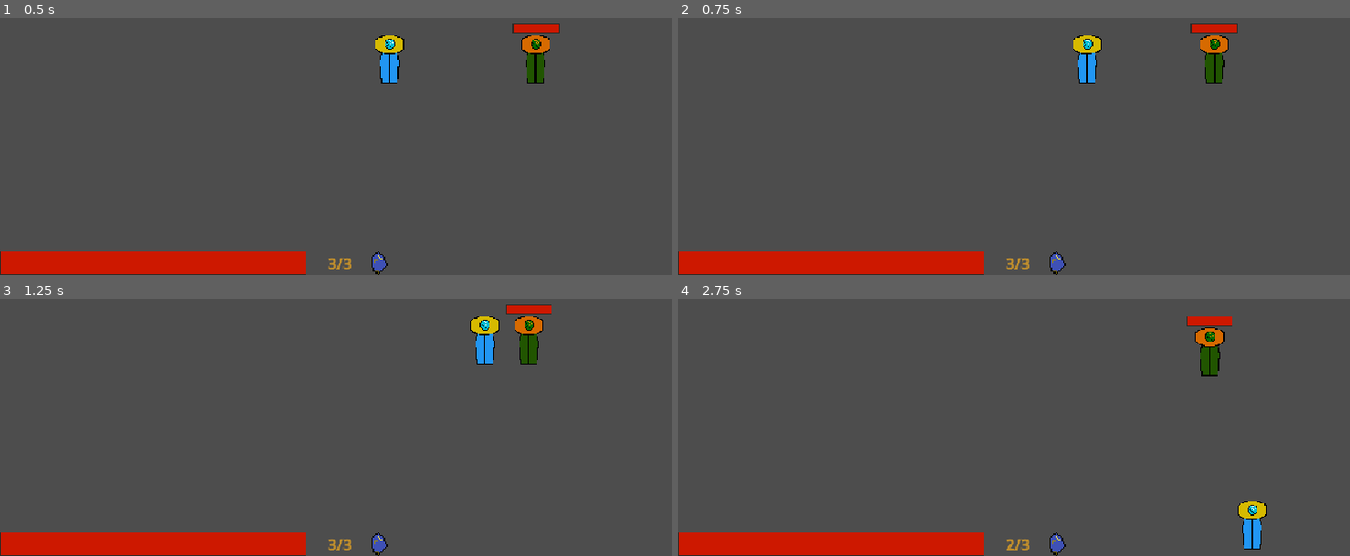
Above: before the commit, frames 1-4 (two rows, left to right).
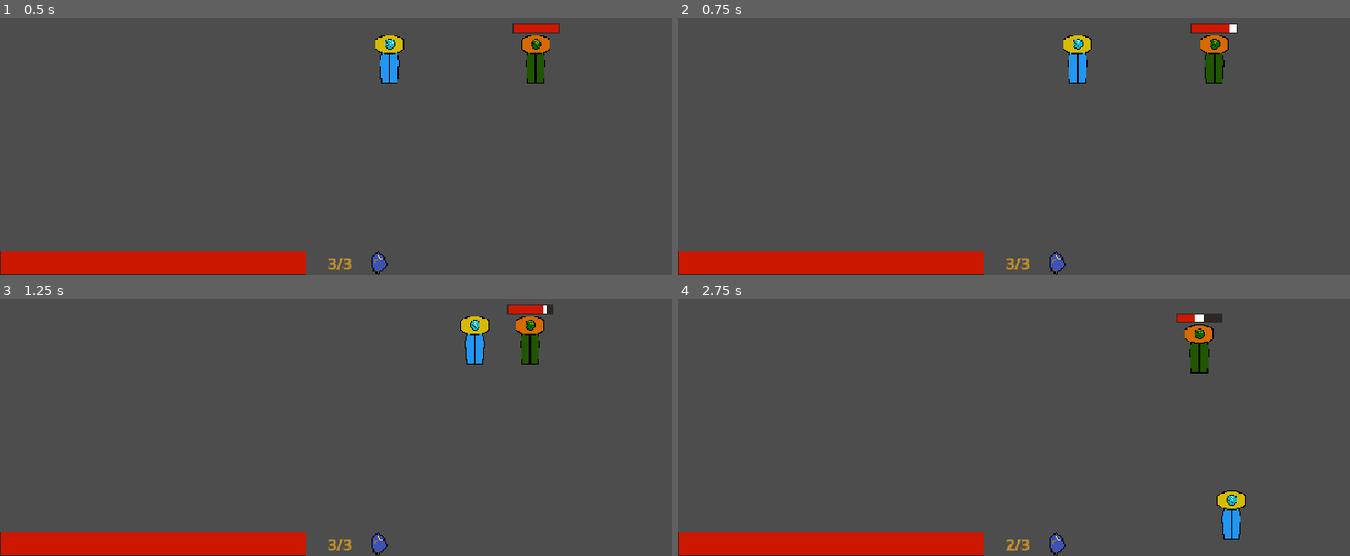
Above: after the commit, the same moments.

Repository: nf12pro/ChronoAnchor
Game: Godot game, scene res://scenes/testing_scene.tscn
Same seed, same stepped clock (60 frames per second), same inputs: the game is played once before the commit and once after it.
Inputs (mouse positions are in pixels of both pictures, inside the frame that each line leads up to):
- Up to frame 1 (0.5 s): no input
- Up to frame 2 (0.75 s): tap Enter at 0.5 s; move the mouse to (1202, 48) at 0.52 s; press the mouse at (1202, 48) at 0.53 s; hold Right (move_right) from 0.53 s (still down)
- Up to frame 3 (1.25 s): keep holding Right (move_right)
- Up to frame 4 (2.75 s): move the mouse to (899, 370) at 1.27 s; release Right (move_right) at 1.28 s; release the mouse at (899, 370) at 1.28 s; hold S (move_down) 1.28-2.03 s; click (899, 370) at 1.35 s; move the mouse to (outside the picture) at 2.02 s; hold Right (move_right) from 2.03 s (still down); hold Shift (dash) from 2.03 s (still down); click (outside the picture) at 2.3 s

Frame 1 is identical in both runs. In frame 2, 0.7% of the frame differs, in the area x 57-84%, y 2-26%; in frame 3, 1.0%; in frame 4, 2.2%, in the area x 74-88%, y 5-98%.

Commit message:
Sword Semi-Working
Still needs aiming support and should be able to follow the player, but it can deal damage and spawn the hitbox

Diff:
--- a/scenes/sword_equipment.tscn
+++ b/scenes/sword_equipment.tscn
@@ -6,7 +6,6 @@
 script = ExtResource("1_lks1c")
 
 [node name="sword_area" type="Area2D" parent="." unique_id=1393820661]
-position = Vector2(501, 243)
 collision_layer = 2
 collision_mask = 16
 
@@ -18,3 +17,4 @@
 one_shot = true
 
 [connection signal="body_entered" from="sword_area" to="." method="_on_sword_area_body_entered"]
+[connection signal="timeout" from="hitbox_timer" to="." method="_on_hitbox_timer_timeout"]
--- a/scenes/testing_scene.tscn
+++ b/scenes/testing_scene.tscn
@@ -13,4 +13,4 @@
 position = Vector2(672, 224)
 
 [node name="sword_equipment" parent="." unique_id=1586162383 instance=ExtResource("3_v6rby")]
-position = Vector2(384, 160)
+position = Vector2(640, 256)
--- a/scripts/sword_equipment.gd
+++ b/scripts/sword_equipment.gd
@@ -1,36 +1,53 @@
 extends Node2D
 
-#region Semi Cirle Generation
-@onready var collision_polygon: CollisionPolygon2D = $sword_area/sword_hitbox
+#region Collision Detection
+@onready var sword_area = $sword_area
+@onready var hitbox_timer = $hitbox_timer
+#endregion
 
+#region Generate Semi Circle
 @export var radius: float = 80.0
 @export var segments: int = 16
+@onready var collision_polygon = $sword_area/sword_hitbox
 #endregion
 
-#region Damaging Opponent
-@onready var hitbox_timer = $hitbox_timer
+#region Dealing Damage
+var damage = 20
+var hit_enemies: Array = []
 
-var enemy = null
-var damage = 20
-#endregion
+func _ready() -> void:
+	sword_area.monitoring = false
+	hitbox_timer.process_callback = Timer.TIMER_PROCESS_PHYSICS
+	sword_area.body_entered.connect(_on_sword_area_body_entered)
 
 func _unhandled_input(event: InputEvent) -> void:
-	if event.is_action_pressed("attack"):
-		generate_semi_circle()
-		hitbox_timer.start()
+	if event.is_action_pressed("attack") and hitbox_timer.is_stopped():
+		activate_hitbox()
+
+func activate_hitbox() -> void:
+	generate_semi_circle()
+	hit_enemies.clear()
+	sword_area.monitoring = true
+	hitbox_timer.start()
+	for body in sword_area.get_overlapping_bodies():
+		_on_sword_area_body_entered(body)
 
 func generate_semi_circle() -> void:
 	var points: PackedVector2Array = PackedVector2Array()
 	points.append(Vector2.ZERO)
 	for i in range(segments + 1):
 		var angle: float = deg_to_rad(-90.0 + (180.0 * i / segments))
-		var x: float = cos(angle) * radius
-		var y: float = sin(angle) * radius
-		points.append(Vector2(x, y))
+		points.append(Vector2(cos(angle) * radius, sin(angle) * radius))
 	collision_polygon.polygon = points
 
-func _on_sword_area_body_entered(body):
-	enemy = body
-	if enemy.has_method("take_damage"):
-		enemy.take_damage(damage)
+func _on_sword_area_body_entered(body: Node) -> void:
+	if body in hit_enemies:
+		return
+	if body.has_method("take_damage"):
+		hit_enemies.append(body)
+		body.take_damage(damage)
 		Global.freeze(0.08, 0.02)
+
+func _on_hitbox_timer_timeout() -> void:
+	sword_area.monitoring = false
+	collision_polygon.polygon = PackedVector2Array()
